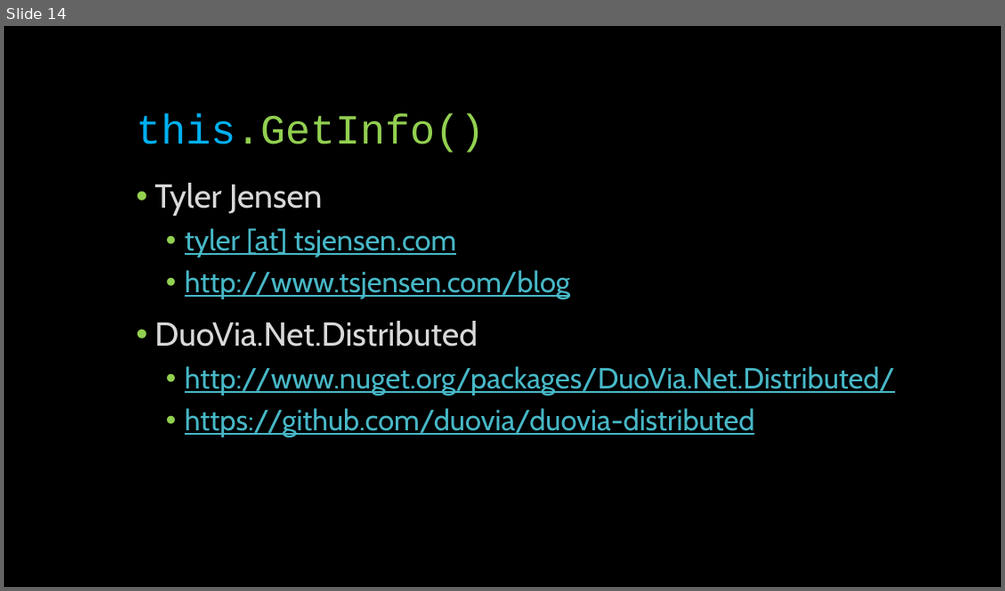
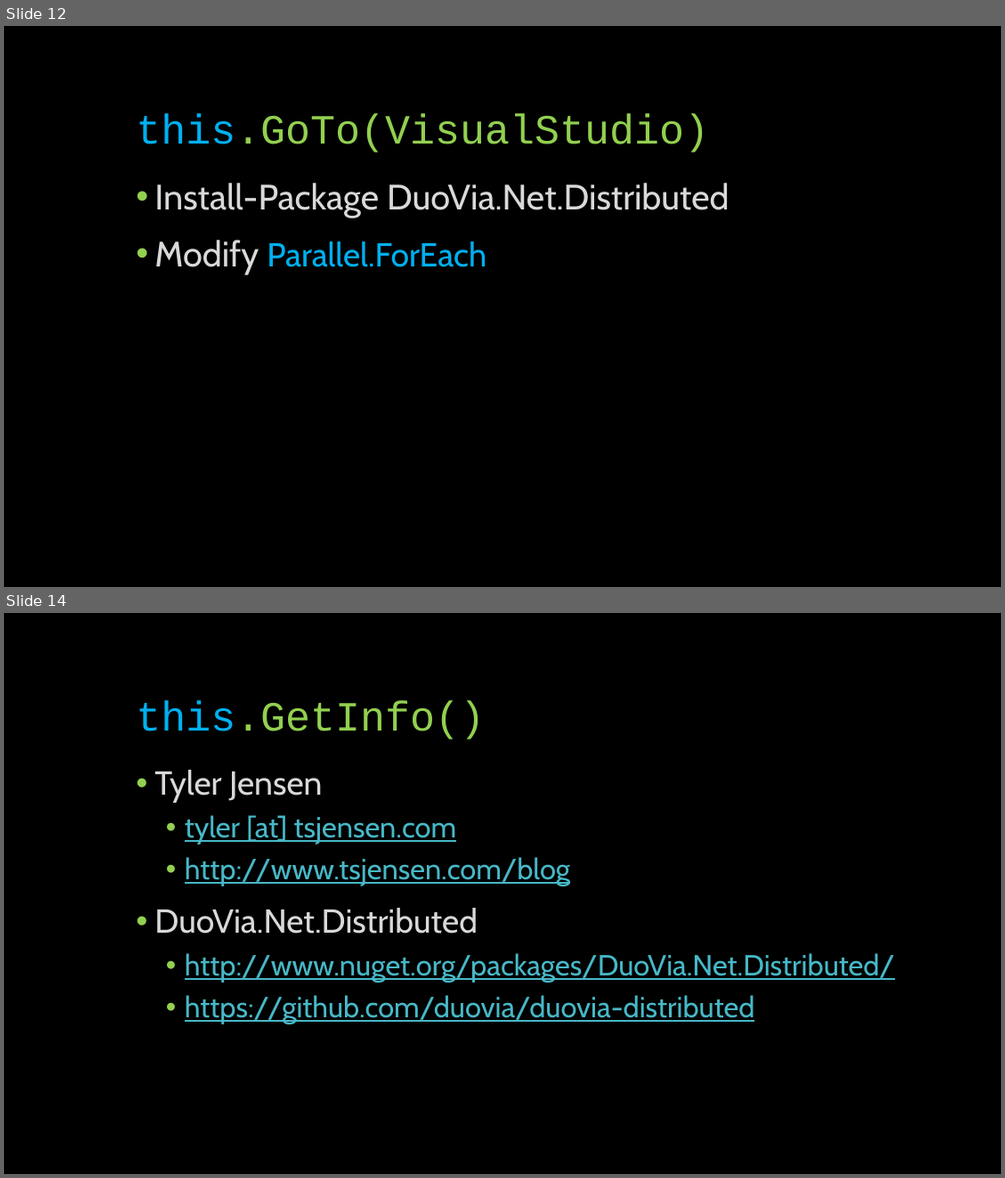
Before and after one commit to glennneiger/duovia-distributed, a slide deck: docs/distributed_demo.pptx. Shown one above the other, each under a label of ours: slide 14 before the commit, slides 12 and 14 after it; the slides between them are not shown. The pictures are 1005x591 and 1005x1178 pixels, drawn with LibreOffice and Linux fonts; fonts in the diff are those of the drawing. Boxes give left, top, right and bottom in pixels: in the first picture for what was removed or moved away, otherwise in the second. Text is boxed around its words. In the diff, an @@ line names an element or a change of style, - is before the commit and + after.

```diff
--- a/docs/distributed_demo.pptx
+++ b/docs/distributed_demo.pptx
@@ slide 12 added at box(4, 26, 1001, 587), background #000000 @@
@@ title added at box(136, 114, 709, 152), 40 pt, text #92D050 @@
+this.GoTo(VisualStudio)
@@ text added at box(154, 183, 729, 274), 34 pt, text #D9D9D9 @@
+• Install-Package DuoVia.Net.Distributed
+• Modify Parallel.ForEach
```
Also in this commit, not shown: 4 slides changed, 8 other slides added, 9 slides removed, 4 other files.
